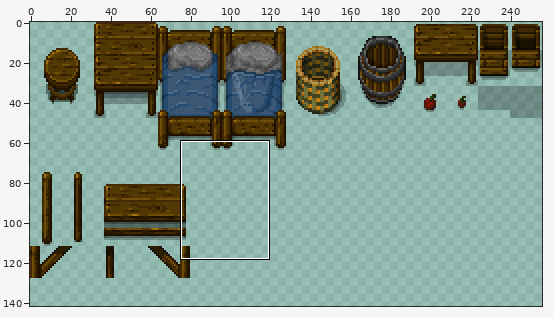
A sprite sheet gets an edit: img/object1.png. Above, an overview of the earlier version with the close-up marked.
Close-up. As it was:
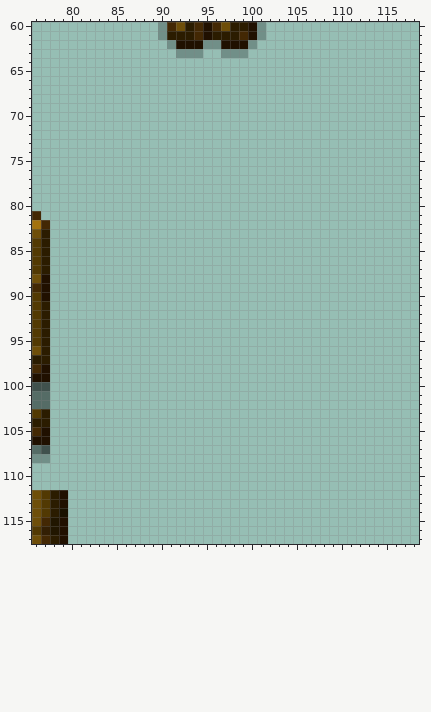
The file is 256x256 pixels. Colours within 5 levels of each other are drawn and written as one. Shown: x 76..118, y 60..117. The wide view leaves out empty margins. The commit also changed other parts of the picture, which this record leaves out.
Once edited:
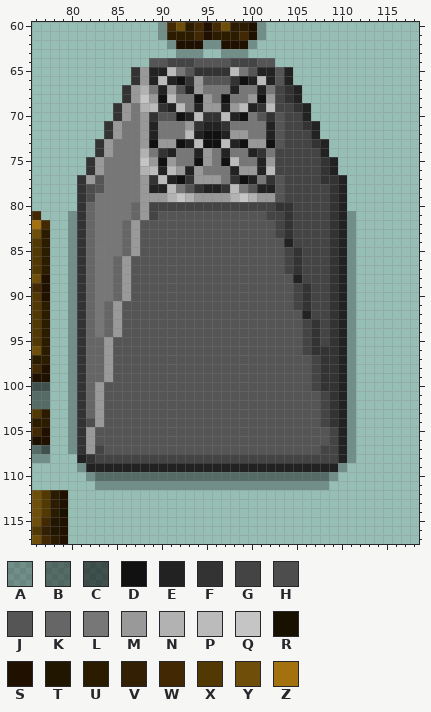
Palette (. is transparent): A #0000003f  B #0000006e  C #00000092  D #111111  E #222222  F #333333  G #444444  H #4d4d4d  J #555555  K #666666  L #777777  M #999999  N #b2b2b2  P #bbbbbb  Q #c5c5c5  R #191100  S #201000  T #211600  U #2b1c00  V #331f04  W #432804  X #523903  Y #6e4e09  Z #a3720f
The exact change:
y 64: x 89..102 .............. -> JJGGGJJJJGGGJJ
y 65: x 87..104 .................. -> FMEEPLJFFFFPLJEEJE
y 66: x 87..104 .................. -> FMEPEDFMJJJFDEPEJE
y 67: x 86..105 .................... -> FMNLEMJEMLLLELLELGFE
y 68: x 86..105 .................... -> FMQMDPLLDMLDLLMDMGFE
y 69: x 85..106 ...................... -> FMLNPFEPLEMMEMPEFPGGFE
y 70: x 85..106 ...................... -> FMLMFJJDEPFFPEDLJFJGGE
y 71: x 84..107 ........................ -> FMLLMELLLMFEEFLLLLEJGGFE
y 72: x 84..107 ........................ -> FMLLMELLLPEDDEMMLLEJGGGE
y 73: x 83..108 .......................... -> FMLLLMDMMDEPDDPEDMMDJGGGFE
y 74: x 83..108 .......................... -> FMLLLNLFELLEMLELLEFLGGGGGE
y 75: x 82..109 ............................ -> FMLLLLQMDMLLDMLDPLLEMGGGGGFE
y 76: x 82..109 ............................ -> FMLLLLNPEPMEMLLLEMMEPGGGGGFE
y 77: x 81..110 .............................. -> FMJLLLLMFPEDFMMMLFDELFJGGGGFFE
y 78: x 81..110 .............................. -> FHJLLLLMEEPLJFEEFPLJEEJGGGGGFE
y 79: x 81..110 .............................. -> FHLLLLLMMMNQNMMMMNQNMMJGGGGGFE
y 80: x 81..110 .............................. -> FKLLLLKMGGGGGGGGGGGGGGFFGGGGFE
y 81: x 80..111 ................................ -> AFKLLLLKMGJJJJJJJJJJJJGGFGGGGFEA
y 82..83: x 80..111 ................................ -> AFKLLLKMJJJJJJJJJJJJJJJGFGGGGFEA
y 84: x 80..111 ................................ -> AFKLLLKMJJJJJJJJJJJJJJJJEGGGGFEA
y 85: x 80..111 ................................ -> AFKLLLKMJJJJJJJJJJJJJJJJGFGGGFEA
y 86..87: x 80..111 ................................ -> AFKLLKMJJJJJJJJJJJJJJJJJGFGGGFEA
y 88: x 80..111 ................................ -> AFKLLKMJJJJJJJJJJJJJJJJJJEGGGFEA
y 89..90: x 80..111 ................................ -> AFKLLKMJJJJJJJJJJJJJJJJJJGFGGFEA
y 91: x 80..111 ................................ -> AFKLKMJJJJJJJJJJJJJJJJJJJGFGGFEA
y 92: x 80..111 ................................ -> AFKLKMJJJJJJJJJJJJJJJJJJJJEGGFEA
y 93..94: x 80..111 ................................ -> AFKLKMJJJJJJJJJJJJJJJJJJJJGFGFEA
y 95: x 80..111 ................................ -> AFKKMJJJJJJJJJJJJJJJJJJJJJGFGFEA
y 96: x 80..111 ................................ -> AFKKMJJJJJJJJJJJJJJJJJJJJJGFFFEA
y 97..99: x 80..111 ................................ -> AFKKMJJJJJJJJJJJJJJJJJJJJJJGFFEA
y 100: x 80..111 ................................ -> AFKMJJJJJJJJJJJJJJJJJJJJJJJGFFEA
y 101..103: x 80..111 ................................ -> AFKMJJJJJJJJJJJJJJJJJJJJJJJJGFEA
y 104: x 80..111 ................................ -> AFHMJJJJJJJJJJJJJJJJJJJJJJJJGFEA
y 105..106: x 80..111 ................................ -> AFMJJJJJJJJJJJJJJJJJJJJJJJJJJGEA
y 107: x 80..111 ................................ -> AFMGJJJJJJJJJJJJJJJJJJJJJJJJGGEA
y 108: x 81..111 ............................... -> EFGGGGGGGGGGGGGGGGGGGGGGGGGGGEA
y 109: x 81..110 .............................. -> AEEEEEEEEEEEEEEEEEEEEEEEEEEEEA
y 110: x 82..109 ............................ -> ABBBBBBBBBBBBBBBBBBBBBBBBBBA
y 111: x 83..108 .......................... -> AAAAAAAAAAAAAAAAAAAAAAAAAA
Pixel boxes of the changes (left, top, right, bottom) in both close-ups:
added: (68, 58, 356, 490)
